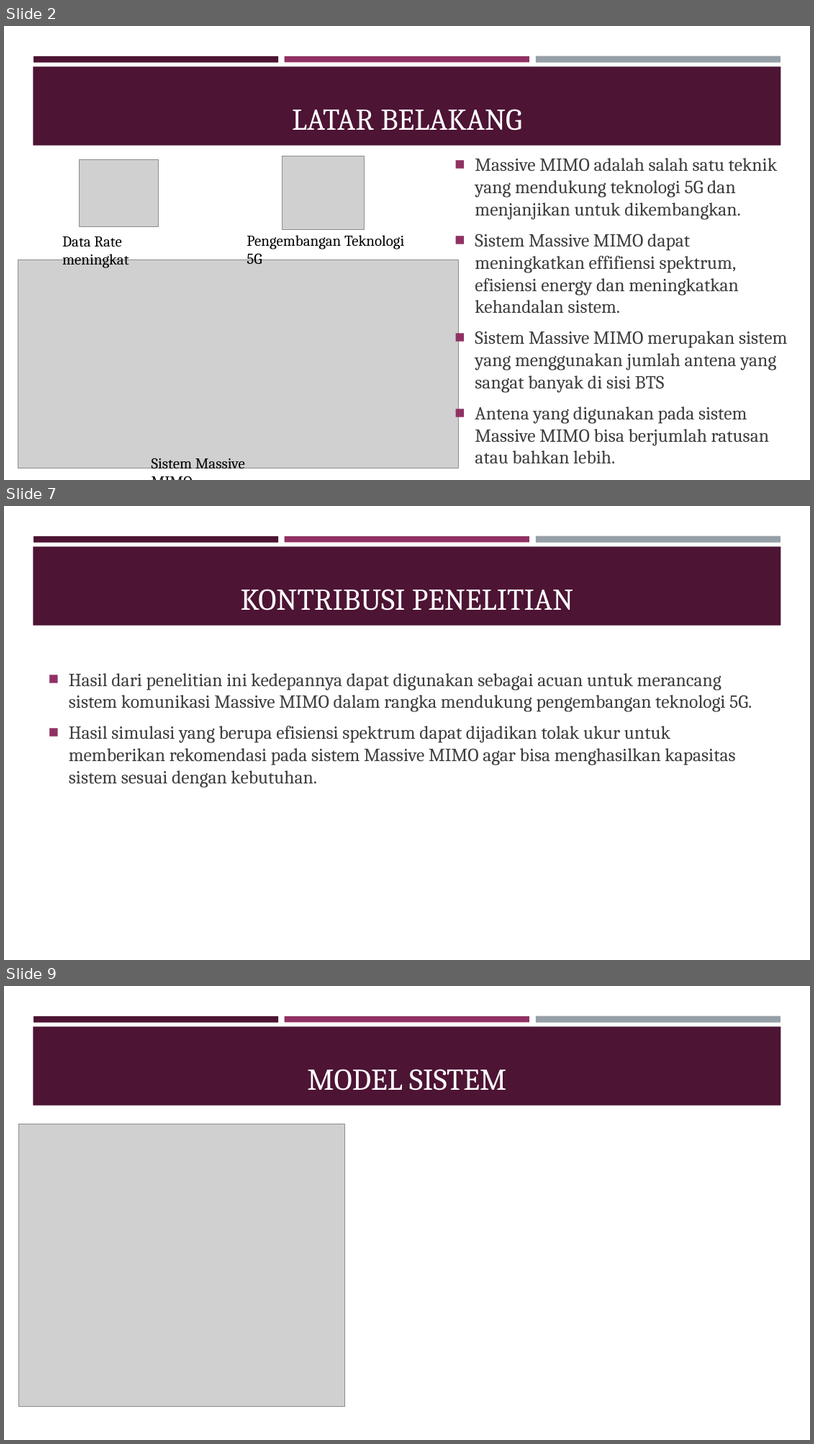
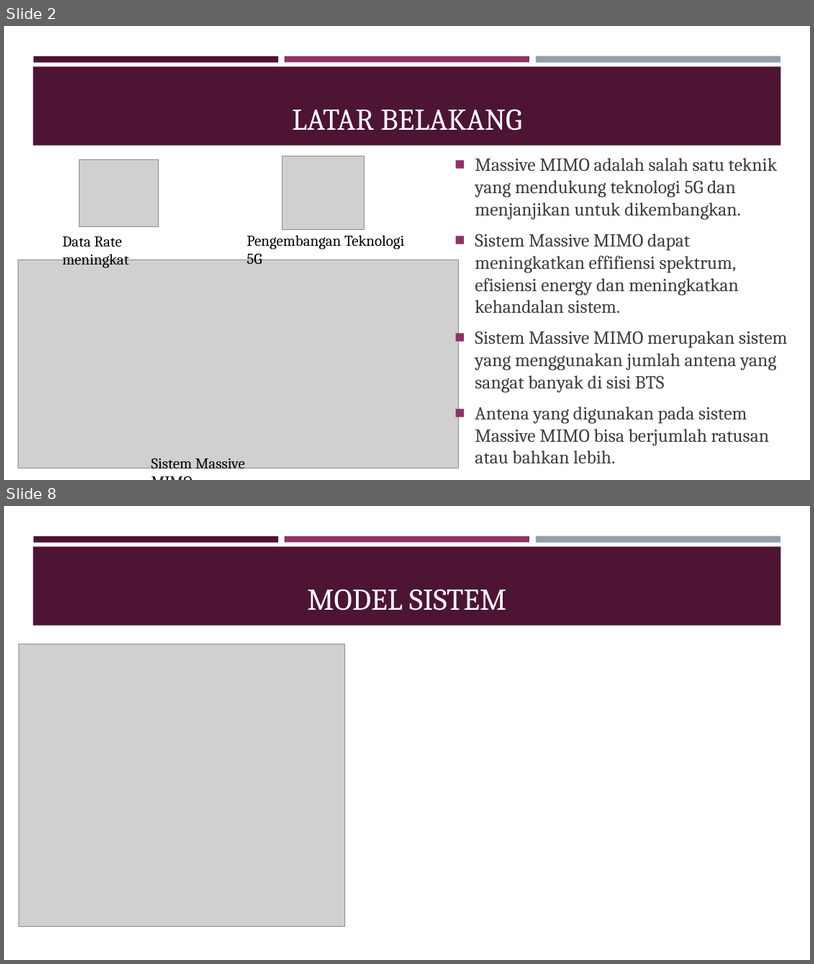
Before and after one commit to pudjamansyurin/al-massive-mimo, a slide deck: DOC/SIDANG TESIS/presentasi [Autosaved].pptx. Shown one above the other, each under a label of ours: slides 2, 7 and 9 before the commit, slides 2 and 8 after it; the slides between them are not shown. The pictures are 814x1444 and 814x964 pixels, drawn with LibreOffice and Linux fonts; fonts in the diff are those of the drawing; grey boxes stand for pictures. Boxes give left, top, right and bottom in pixels: in the first picture for what was removed or moved away, otherwise in the second. Text is boxed around its words. In the diff, an @@ line names an element or a change of style, - is before the commit and + after.

```diff
--- a/DOC/SIDANG TESIS/presentasi [Autosaved].pptx
+++ b/DOC/SIDANG TESIS/presentasi [Autosaved].pptx
@@ slide 7 removed at (4,506,810,960), background #FFFFFF; not listed: 4 template elements that a slide beside it also shows @@
@@ title removed at (241,589,574,610) @@
-KONTRIBUSI PENELITIAN
@@ text removed at (69,673,752,787) @@
-■ Hasil dari penelitian ini kedepannya dapat digunakan sebagai acuan untuk merancang sistem komunikasi Massive MIMO dalam rangka mendukung pengembangan teknologi 5G.
-■ Hasil simulasi yang berupa efisiensi spektrum dapat dijadikan tolak ukur untuk memberikan rekomendasi pada sistem Massive MIMO agar bisa menghasilkan kapasitas sistem sesuai dengan kebutuhan.
@@ what was slide 9 is now slide 8 @@
```
Also in this commit, not shown: 15 slides changed, 6 other slides removed, 4 other files.
